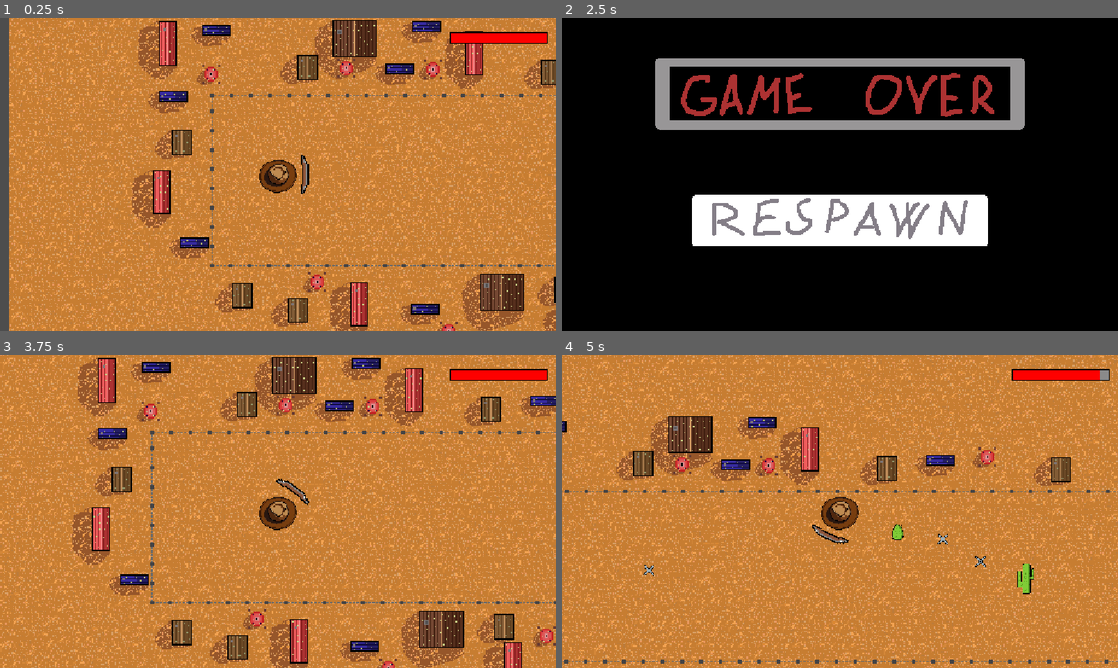
Above: before the commit, frames 1-4 (two rows, left to right).
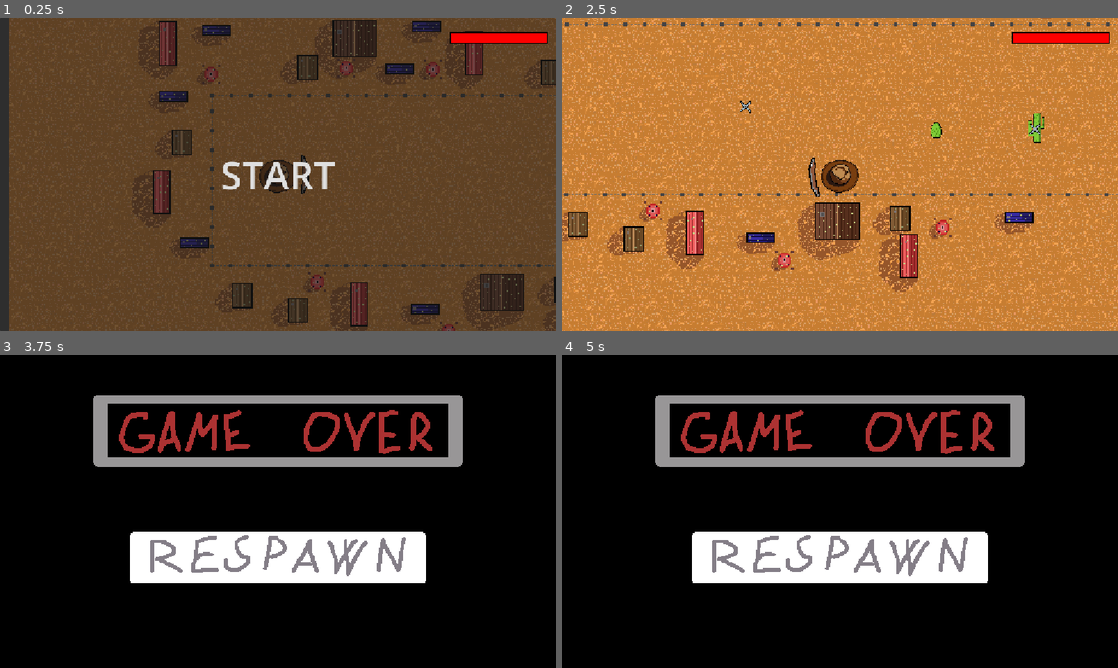
Above: after the commit, the same moments.

Repository: TarMan31/automatic-winner
Game: Godot game, scene res://main.tscn
Two runs of this game, one before a commit and one after it. Both use one fixed random seed, a clock stepped at 60 frames per second and the inputs below.
Inputs (mouse positions are in pixels of both pictures, inside the frame that each line leads up to):
- Up to frame 1 (0.25 s): no input
- Up to frame 2 (2.5 s): click (840, 174) at 0.5 s, where only the run after the commit has a clickable "START"; tap Enter at 1.25 s; move the mouse to (962, 158) at 1.27 s; hold Right (ui_right) 1.28-2.03 s; move the mouse to (728, 190) at 2.02 s; hold Down (ui_down) from 2.03 s (still down)
- Up to frame 3 (3.75 s): release Down (ui_down) at 2.75 s; click (278, 558) at 2.77 s; tap Space at 3.5 s; move the mouse to (333, 442) at 3.52 s; hold Right (ui_right) from 3.53 s (still down)
- Up to frame 4 (5 s): move the mouse to (812, 574) at 4.27 s; release Right (ui_right) at 4.28 s; hold Up (ui_up) from 4.28 s (still down)

The runs differ from the first frame. In frame 1, 97% of the frame differs, in the area x 0-100%, y 0-100%; in frame 2, 99%; in frame 3, 99%; in frame 4, 99%.

Commit message:
brana+startbutton

Diff:
--- /dev/null
+++ b/bounce-back/background.gd
@@ -0,0 +1,13 @@
+extends Node2D
+
+@onready var brana: AnimatedSprite2D = $AnimatedSprite2D
+@onready var starakolize: CollisionShape2D = $zmizejicikolize
+@onready var noko: CollisionShape2D = $novakolize
+
+func _ready() -> void:
+	get_tree().current_scene.vsichni_kaktusove_zabiti.connect(otevri_branu)
+
+func otevri_branu() -> void:
+	brana.play("otevreni")
+	starakolize.set_deferred("disabled", true)
+	noko.set_deferred("disabled", false)
--- a/bounce-back/background.tscn
+++ b/bounce-back/background.tscn
@@ -1,5 +1,6 @@
 [gd_scene format=3 uid="uid://c8igyey7o7ye5"]
 
+[ext_resource type="Script" uid="uid://dce1teshnlvi1" path="res://background.gd" id="1_bpugw"]
 [ext_resource type="Texture2D" uid="uid://b3uavu3a4oebq" path="res://animacebrana/zavreno.png" id="1_eq6nc"]
 [ext_resource type="Texture2D" uid="uid://ctkdd3b7y6cml" path="res://animacebrana/zavreno2.png" id="2_bpugw"]
 [ext_resource type="Texture2D" uid="uid://dq50rxry7ipuw" path="res://animacebrana/zavreno3.png" id="3_gjjrj"]
@@ -41,7 +42,11 @@
 [sub_resource type="RectangleShape2D" id="RectangleShape2D_fso35"]
 size = Vector2(5, 52)
 
+[sub_resource type="RectangleShape2D" id="RectangleShape2D_oth28"]
+size = Vector2(63.75, 4.5)
+
 [node name="Node2D" type="StaticBody2D" unique_id=1587759662]
+script = ExtResource("1_bpugw")
 
 [node name="CollisionShape2D5" type="CollisionShape2D" parent="." unique_id=593557546]
 z_index = 1
@@ -92,3 +97,8 @@
 [node name="zmizejicikolize" type="CollisionShape2D" parent="." unique_id=730511201]
 position = Vector2(-8.5, -342)
 shape = SubResource("RectangleShape2D_fso35")
+
+[node name="novakolize" type="CollisionShape2D" parent="." unique_id=1316760455]
+position = Vector2(-39.125, -368)
+shape = SubResource("RectangleShape2D_oth28")
+disabled = true
--- a/bounce-back/main.gd
+++ b/bounce-back/main.gd
@@ -1,20 +1,13 @@
 extends Node2D
-
 signal vsichni_kaktusove_zabiti
-
 var zbyva_kaktusu: int = 0
-
-
 func _ready() -> void:
 	for kaktus in get_tree().get_nodes_in_group("enemy"):
 		zbyva_kaktusu += 1
 		kaktus.connect("kaktus_zabity", _on_kaktus_zabity)
-
-
 func _on_kaktus_zabity() -> void:
 	zbyva_kaktusu -= 1
 	print("Zbývá kaktusů: ", zbyva_kaktusu)
-
 	if zbyva_kaktusu == 0:
 		print("Vsichni kaktusi jsou mrtvi!")
 		vsichni_kaktusove_zabiti.emit()
--- a/bounce-back/main.tscn
+++ b/bounce-back/main.tscn
@@ -6,12 +6,11 @@
 [ext_resource type="PackedScene" uid="uid://cn1vk2bpqjajd" path="res://player.tscn" id="4_1bvp3"]
 [ext_resource type="Texture2D" uid="uid://cc3idt7xeivcf" path="res://cactuskulatej.png" id="4_lquwl"]
 [ext_resource type="Texture2D" uid="uid://8i2hu0ohgg6v" path="res://cactusmujskztickou.png" id="5_7mycd"]
+[ext_resource type="PackedScene" uid="uid://cd2apsojkm67y" path="res://start.tscn" id="5_kek77"]
 [ext_resource type="AudioStream" uid="uid://by00hrcpv7qhm" path="res://mexican_sound.mp3" id="6_7mycd"]
 [ext_resource type="AudioStream" uid="uid://diph2jp6rlktg" path="res://fortinte_death.mp3" id="7_272bh"]
 
 [sub_resource type="CapsuleShape2D" id="CapsuleShape2D_h2yge"]
-radius = 5.357147
-height = 25.0
 radius = 8.928574
 height = 39.285706
 
@@ -27,6 +26,8 @@
 
 [node name="Node2D" parent="." unique_id=1587759662 instance=ExtResource("3_7mycd")]
 
+[node name="Node2D2" parent="." unique_id=1962741572 instance=ExtResource("5_kek77")]
+
 [node name="kkts2" parent="." unique_id=1973053176 instance=ExtResource("2_0xm2m")]
 position = Vector2(-199, -365)
 speed = 150.0
@@ -34,11 +35,6 @@
 
 [node name="Sprite2D" parent="kkts2" index="0" unique_id=1679437144]
 position = Vector2(8.000015, -2)
-texture = ExtResource("4_lquwl")
-
-[node name="CollisionShape2D" parent="kkts2" index="1" unique_id=272271106]
-position = Vector2(8, 3.9999995)
-position = Vector2(7, 0)
 texture = ExtResource("4_lquwl")
 
 [node name="CollisionShape2D" parent="kkts2" index="1" unique_id=272271106]
--- /dev/null
+++ b/bounce-back/start.gd
@@ -0,0 +1,9 @@
+extends CanvasLayer
+
+func _ready() -> void:
+	get_tree().paused = true
+	$Button.pressed.connect(_on_button_pressed)
+
+func _on_button_pressed() -> void:
+	get_tree().paused = false
+	queue_free()
--- /dev/null
+++ b/bounce-back/start.tscn
@@ -0,0 +1,16 @@
+[gd_scene format=3 uid="uid://cd2apsojkm67y"]
+
+[ext_resource type="Script" uid="uid://beyxh2u0q6v7b" path="res://start.gd" id="1_ots34"]
+
+[node name="Node2D" type="CanvasLayer" unique_id=1962741572]
+process_mode = 3
+script = ExtResource("1_ots34")
+
+[node name="Button" type="Button" parent="." unique_id=986680638]
+anchors_preset = 15
+anchor_right = 1.0
+anchor_bottom = 1.0
+grow_horizontal = 2
+grow_vertical = 2
+theme_override_font_sizes/font_size = 80
+text = "START"
Not shown, added: bounce-back/background.gd.uid
Not shown, added: bounce-back/start.gd.uid
Not shown, added: bounce-back/main.tscn1447322094.tmp
